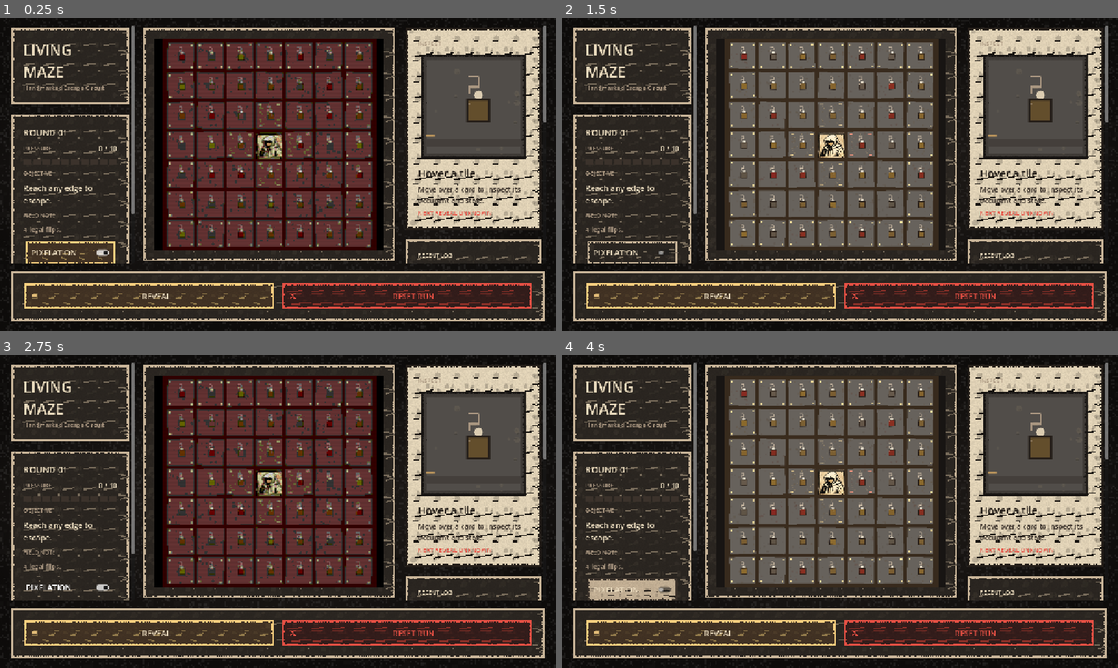
Above: before the commit, frames 1-4 (two rows, left to right).
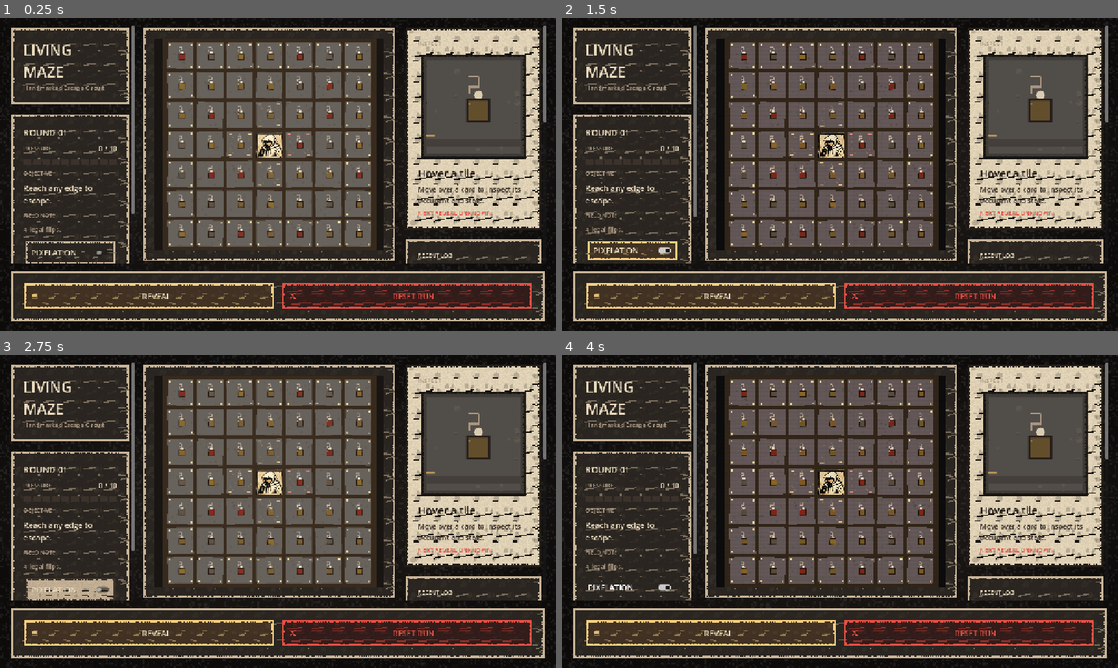
Above: after the commit, the same moments.

Repository: jamsaltman/game1
Game: Godot game, scene res://scenes/main.tscn
Two runs of this game, one before a commit and one after it. Both use one fixed random seed, a clock stepped at 60 frames per second and the inputs below.
Inputs:
- Up to frame 1 (0.25 s): no input
- Up to frame 2 (1.5 s): click "PIXELATION" at 0.5 s; click "REVEAL" at 1.25 s
- Up to frame 3 (2.75 s): click "PIXELATION" at 2 s
- Up to frame 4 (4 s): click "REVEAL" at 2.75 s; click "PIXELATION" at 3.5 s

The runs differ from the first frame. In frame 1, 25% of the frame differs, in the area x 4-68%, y 6-79%; in frame 2, 2.2%; in frame 3, 26%, in the area x 2-68%, y 6-79%; in frame 4, 2.6%.

Commit message:
Refine pixel filter scaling and soften CRT effect

Diff:
--- a/scripts/main.gd
+++ b/scripts/main.gd
@@ -1,9 +1,9 @@
 extends Control
 
-const TARGET_INTERNAL_HEIGHT := 270.0
+const TARGET_INTERNAL_HEIGHT := 360.0
 const PixelFilterShaderRef = preload("res://shaders/pixel_filter.gdshader")
 
-var _pixel_filter_enabled: bool = true
+var _pixel_filter_enabled: bool = false
 
 @onready var _game_viewport: SubViewport = $GameViewport
 @onready var _board = $GameViewport/World/Board
@@ -88,7 +88,8 @@
 		maxi(1, int(round(host_size.y)))
 	)
 	if _pixel_filter_enabled:
-		render_scale = maxf(host_size.y / TARGET_INTERNAL_HEIGHT, 1.0)
+		var desired_scale := host_size.y / TARGET_INTERNAL_HEIGHT
+		render_scale = maxf(round(desired_scale), 1.0)
 		viewport_size = Vector2i(
 			maxi(1, int(round(host_size.x / render_scale))),
 			maxi(1, int(round(host_size.y / render_scale)))
--- a/shaders/pixel_filter.gdshader
+++ b/shaders/pixel_filter.gdshader
@@ -2,21 +2,40 @@
 
 uniform vec2 source_size = vec2(480.0, 270.0);
 uniform float display_scale = 1.0;
-uniform float posterize_steps : hint_range(2.0, 8.0) = 5.0;
-uniform float shadow_strength : hint_range(0.0, 0.35) = 0.08;
+uniform float shadow_strength : hint_range(0.0, 0.2) = 0.04;
+uniform float scanline_strength : hint_range(0.0, 0.12) = 0.045;
+uniform float softness : hint_range(0.0, 0.5) = 0.12;
+uniform float posterize_steps : hint_range(8.0, 32.0) = 20.0;
+uniform float pixel_grid_strength : hint_range(0.0, 0.12) = 0.035;
 uniform bool filter_enabled = true;
 
 void fragment() {
 	if (filter_enabled) {
-		vec2 snapped_uv = floor(UV * source_size) / source_size;
-		vec4 color = texture(TEXTURE, snapped_uv);
+		vec2 texel = 1.0 / max(source_size, vec2(1.0));
+		vec2 sample_uv = (floor(UV * source_size) + 0.5) / source_size;
+		vec4 center = texture(TEXTURE, sample_uv);
+		vec4 color = center;
+
+		if (display_scale > 1.0) {
+			vec4 north = texture(TEXTURE, sample_uv + vec2(0.0, -texel.y));
+			vec4 south = texture(TEXTURE, sample_uv + vec2(0.0, texel.y));
+			vec4 east = texture(TEXTURE, sample_uv + vec2(texel.x, 0.0));
+			vec4 west = texture(TEXTURE, sample_uv + vec2(-texel.x, 0.0));
+			vec4 neighbor_mix = (north + south + east + west) * 0.25;
+			color = mix(center, neighbor_mix, softness);
+		}
+
 		color.rgb = floor(color.rgb * posterize_steps) / posterize_steps;
 
-		float scan_mix = 0.94 + 0.06 * step(0.5, fract(UV.y * source_size.y * max(display_scale, 1.0) * 0.5));
+		float scan_phase = fract(UV.y * source_size.y * max(display_scale, 1.0) * 0.5);
+		float scan_mix = 1.0 - scanline_strength * smoothstep(0.15, 0.85, scan_phase);
+		vec2 cell_uv = abs(fract(UV * source_size) - 0.5) * 2.0;
+		float pixel_grid = 1.0 - pixel_grid_strength * smoothstep(0.72, 1.0, max(cell_uv.x, cell_uv.y));
 		vec2 vignette_uv = UV * (1.0 - UV.yx);
 		float vignette = pow(vignette_uv.x * vignette_uv.y * 18.0, 0.18);
 
 		color.rgb *= scan_mix;
+		color.rgb *= pixel_grid;
 		color.rgb *= mix(1.0 - shadow_strength, 1.0, vignette);
 		COLOR = color;
 	} else {
